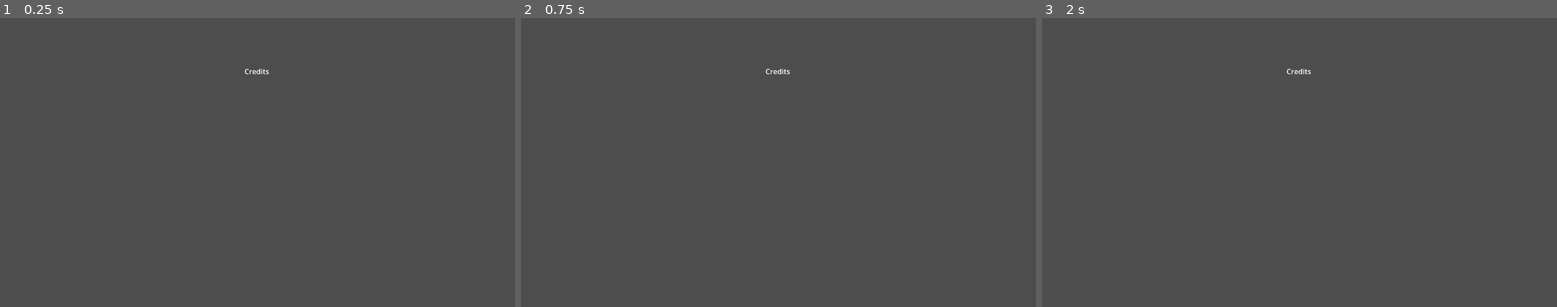
Above: before the commit, frames 1-3 (left to right).
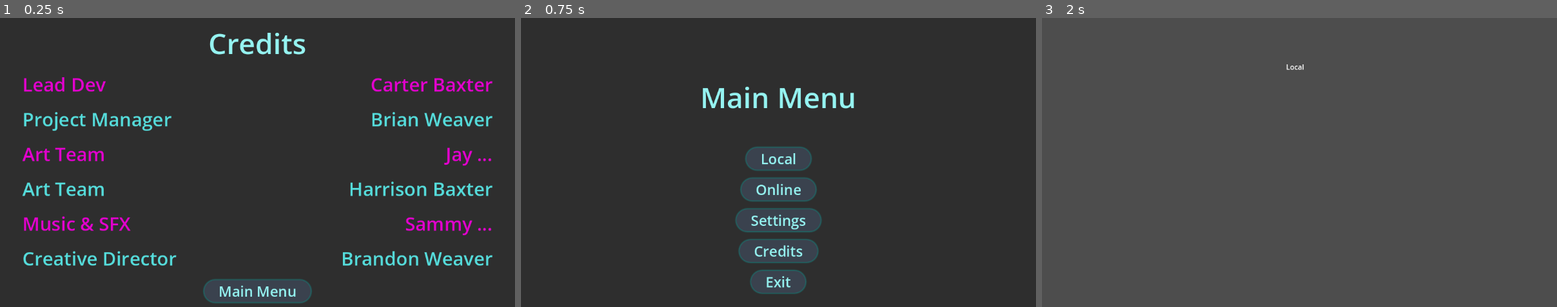
Above: after the commit, the same moments.

Repository: CarterBaxter/Company-Game
Game: Godot game, scene res://Game Screens/Credits.tscn
Two runs of this game, one before a commit and one after it. Both use one fixed random seed, a clock stepped at 60 frames per second and the inputs below. This scene is started directly instead of the project's main scene.
Inputs (mouse positions are in pixels of both pictures, inside the frame that each line leads up to):
- Up to frame 1 (0.25 s): no input
- Up to frame 2 (0.75 s): click (778, 289) at 0.5 s, where only the run after the commit has a clickable "Main Menu"
- Up to frame 3 (2 s): click (1299, 159) at 1.25 s, where only the run after the commit has a clickable "Local"

The runs differ from the first frame. In frame 1, 98% of the frame differs, in the area x 0-100%, y 0-100%; in frame 2, 96%; in frame 3, less than 0.1%.

Commit message:
Spiffed Up title and Credits

Diff:
--- a/Game Screens/Credits.tscn
+++ b/Game Screens/Credits.tscn
@@ -1,15 +1,161 @@
-[gd_scene format=3 uid="uid://bkpkf4q3q444a"]
+[gd_scene load_steps=5 format=3 uid="uid://bkpkf4q3q444a"]
+
+[ext_resource type="Theme" uid="uid://b6ekpsvf6ykjw" path="res://Themes/base_theme.tres" id="1_fmgni"]
+[ext_resource type="Script" uid="uid://dxq0nx2cxivf2" path="res://Scripts/buttons.gd" id="2_din7a"]
+[ext_resource type="AudioStream" uid="uid://cm6lqfyldbo4t" path="res://Assets/Sounds/retro-select-236670.mp3" id="3_1aqbj"]
+
+[sub_resource type="Theme" id="Theme_fmgni"]
+Label/font_sizes/font_size = 42
 
 [node name="Credits" type="Control"]
 layout_mode = 3
-anchors_preset = 0
+anchors_preset = 15
+anchor_right = 1.0
+anchor_bottom = 1.0
+grow_horizontal = 2
+grow_vertical = 2
+theme = ExtResource("1_fmgni")
 
-[node name="Camera2D" type="Camera2D" parent="."]
+[node name="PanelContainer" type="PanelContainer" parent="."]
+layout_mode = 1
+anchors_preset = 15
+anchor_right = 1.0
+anchor_bottom = 1.0
+grow_horizontal = 2
+grow_vertical = 2
 
-[node name="Label" type="Label" parent="."]
-layout_mode = 0
-offset_left = -29.0
-offset_top = -216.0
-offset_right = 26.0
-offset_bottom = -193.0
+[node name="MarginContainer" type="MarginContainer" parent="PanelContainer"]
+layout_mode = 2
+
+[node name="Seperator" type="VBoxContainer" parent="PanelContainer/MarginContainer"]
+layout_mode = 2
+
+[node name="Title" type="Label" parent="PanelContainer/MarginContainer/Seperator"]
+layout_mode = 2
+size_flags_horizontal = 4
+size_flags_vertical = 0
 text = "Credits"
+
+[node name="Roles" type="VBoxContainer" parent="PanelContainer/MarginContainer/Seperator"]
+layout_mode = 2
+theme = SubResource("Theme_fmgni")
+
+[node name="RoleLine" type="HBoxContainer" parent="PanelContainer/MarginContainer/Seperator/Roles"]
+layout_mode = 2
+size_flags_vertical = 3
+
+[node name="Role" type="Label" parent="PanelContainer/MarginContainer/Seperator/Roles/RoleLine"]
+layout_mode = 2
+size_flags_horizontal = 2
+theme_override_colors/font_color = Color(0.888016, 0.000302646, 0.809442, 1)
+text = "Lead Dev"
+
+[node name="Name" type="Label" parent="PanelContainer/MarginContainer/Seperator/Roles/RoleLine"]
+layout_mode = 2
+theme_override_colors/font_color = Color(0.888016, 0.000302646, 0.809442, 1)
+text = "Carter Baxter"
+
+[node name="RoleLine2" type="HBoxContainer" parent="PanelContainer/MarginContainer/Seperator/Roles"]
+layout_mode = 2
+size_flags_vertical = 3
+
+[node name="Role" type="Label" parent="PanelContainer/MarginContainer/Seperator/Roles/RoleLine2"]
+layout_mode = 2
+size_flags_horizontal = 2
+theme_override_colors/font_color = Color(0.334099, 0.863583, 0.85973, 1)
+text = "Project Manager"
+
+[node name="Name" type="Label" parent="PanelContainer/MarginContainer/Seperator/Roles/RoleLine2"]
+layout_mode = 2
+size_flags_horizontal = 10
+theme_override_colors/font_color = Color(0.334099, 0.863583, 0.85973, 1)
+text = "Brian Weaver"
+
+[node name="RoleLine3" type="HBoxContainer" parent="PanelContainer/MarginContainer/Seperator/Roles"]
+layout_mode = 2
+size_flags_vertical = 3
+
+[node name="Role" type="Label" parent="PanelContainer/MarginContainer/Seperator/Roles/RoleLine3"]
+layout_mode = 2
+size_flags_horizontal = 2
+theme_override_colors/font_color = Color(0.888016, 0.000302646, 0.809442, 1)
+text = "Art Team"
+
+[node name="Name" type="Label" parent="PanelContainer/MarginContainer/Seperator/Roles/RoleLine3"]
+layout_mode = 2
+size_flags_horizontal = 10
+theme_override_colors/font_color = Color(0.888016, 0.000302646, 0.809442, 1)
+text = "Jay ..."
+
+[node name="RoleLine4" type="HBoxContainer" parent="PanelContainer/MarginContainer/Seperator/Roles"]
+layout_mode = 2
+size_flags_vertical = 3
+
+[node name="Role" type="Label" parent="PanelContainer/MarginContainer/Seperator/Roles/RoleLine4"]
+layout_mode = 2
+size_flags_horizontal = 2
+theme_override_colors/font_color = Color(0.334099, 0.863583, 0.85973, 1)
+text = "Art Team"
+
+[node name="Name" type="Label" parent="PanelContainer/MarginContainer/Seperator/Roles/RoleLine4"]
+layout_mode = 2
+size_flags_horizontal = 10
+theme_override_colors/font_color = Color(0.334099, 0.863583, 0.85973, 1)
+text = "Harrison Baxter"
+
+[node name="RoleLine5" type="HBoxContainer" parent="PanelContainer/MarginContainer/Seperator/Roles"]
+layout_mode = 2
+size_flags_vertical = 3
+
+[node name="Role" type="Label" parent="PanelContainer/MarginContainer/Seperator/Roles/RoleLine5"]
+layout_mode = 2
+size_flags_horizontal = 2
+theme_override_colors/font_color = Color(0.888016, 0.000302646, 0.809442, 1)
+text = "Music & SFX"
+
+[node name="Name" type="Label" parent="PanelContainer/MarginContainer/Seperator/Roles/RoleLine5"]
+layout_mode = 2
+size_flags_horizontal = 10
+theme_override_colors/font_color = Color(0.888016, 0.000302646, 0.809442, 1)
+text = "Sammy ..."
+
+[node name="RoleLine6" type="HBoxContainer" parent="PanelContainer/MarginContainer/Seperator/Roles"]
+layout_mode = 2
+size_flags_vertical = 3
+
+[node name="Role" type="Label" parent="PanelContainer/MarginContainer/Seperator/Roles/RoleLine6"]
+layout_mode = 2
+size_flags_horizontal = 2
+theme_override_colors/font_color = Color(0.334099, 0.863583, 0.85973, 1)
+text = "Creative Director"
+
+[node name="Name" type="Label" parent="PanelContainer/MarginContainer/Seperator/Roles/RoleLine6"]
+layout_mode = 2
+size_flags_horizontal = 10
+theme_override_colors/font_color = Color(0.334099, 0.863583, 0.85973, 1)
+text = "Brandon Weaver"
+
+[node name="MainMenu" type="Button" parent="PanelContainer/MarginContainer/Seperator"]
+layout_mode = 2
+size_flags_horizontal = 4
+size_flags_vertical = 3
+text = "Main Menu"
+
+[node name="SFX" type="Node" parent="."]
+script = ExtResource("2_din7a")
+
+[node name="select" type="AudioStreamPlayer" parent="SFX"]
+unique_name_in_owner = true
+stream = ExtResource("3_1aqbj")
+volume_db = -5.0
+bus = &"Menu"
+
+[node name="hover" type="AudioStreamPlayer" parent="SFX"]
+unique_name_in_owner = true
+stream = ExtResource("3_1aqbj")
+pitch_scale = 2.65
+bus = &"Menu"
+
+[connection signal="focus_entered" from="PanelContainer/MarginContainer/Seperator/MainMenu" to="SFX" method="on_click"]
+[connection signal="mouse_entered" from="PanelContainer/MarginContainer/Seperator/MainMenu" to="SFX" method="on_hover"]
+[connection signal="pressed" from="PanelContainer/MarginContainer/Seperator/MainMenu" to="SFX" method="send_to_main_menu"]
--- a/Game Screens/main_menu.tscn
+++ b/Game Screens/main_menu.tscn
@@ -1,72 +1,102 @@
-[gd_scene load_steps=4 format=3 uid="uid://cp46asy6v5n8j"]
+[gd_scene load_steps=5 format=3 uid="uid://cp46asy6v5n8j"]
 
 [ext_resource type="Theme" uid="uid://b6ekpsvf6ykjw" path="res://Themes/base_theme.tres" id="1_8fadq"]
 [ext_resource type="Script" uid="uid://dxq0nx2cxivf2" path="res://Scripts/buttons.gd" id="1_ln2yn"]
 [ext_resource type="AudioStream" uid="uid://cm6lqfyldbo4t" path="res://Assets/Sounds/retro-select-236670.mp3" id="3_8fadq"]
 
+[sub_resource type="StyleBoxTexture" id="StyleBoxTexture_8fadq"]
+texture_margin_top = 150.0
+
 [node name="MainMenu" type="Control"]
 layout_mode = 3
-anchors_preset = 0
+anchors_preset = 15
+anchor_right = 1.0
+anchor_bottom = 1.0
+grow_horizontal = 2
+grow_vertical = 2
 theme = ExtResource("1_8fadq")
 
-[node name="ButtonsContainer" type="VBoxContainer" parent="."]
+[node name="PanelContainer" type="PanelContainer" parent="."]
 layout_mode = 1
-anchors_preset = 5
-anchor_left = 0.5
-anchor_right = 0.5
-offset_left = -66.0
-offset_right = 66.0
-offset_bottom = 272.0
+anchors_preset = 15
+anchor_right = 1.0
+anchor_bottom = 1.0
 grow_horizontal = 2
+grow_vertical = 2
 
-[node name="OnlineButton" type="Button" parent="ButtonsContainer"]
+[node name="Margins" type="MarginContainer" parent="PanelContainer"]
 layout_mode = 2
+
+[node name="Seperator" type="VBoxContainer" parent="PanelContainer/Margins"]
+layout_mode = 2
+
+[node name="Title" type="Label" parent="PanelContainer/Margins/Seperator"]
+layout_mode = 2
+size_flags_horizontal = 4
+theme_override_styles/normal = SubResource("StyleBoxTexture_8fadq")
+text = "Main Menu"
+
+[node name="ButtonMargins" type="MarginContainer" parent="PanelContainer/Margins/Seperator"]
+layout_mode = 2
+theme_override_constants/margin_left = 250
+theme_override_constants/margin_right = 250
+
+[node name="ButtonsContainer" type="VBoxContainer" parent="PanelContainer/Margins/Seperator/ButtonMargins"]
+layout_mode = 2
+size_flags_horizontal = 4
+
+[node name="LocalButton" type="Button" parent="PanelContainer/Margins/Seperator/ButtonMargins/ButtonsContainer"]
+layout_mode = 2
+size_flags_horizontal = 4
+text = "Local"
+
+[node name="OnlineButton" type="Button" parent="PanelContainer/Margins/Seperator/ButtonMargins/ButtonsContainer"]
+layout_mode = 2
+size_flags_horizontal = 4
 text = "Online"
 
-[node name="LocalButton" type="Button" parent="ButtonsContainer"]
+[node name="SettingsButton" type="Button" parent="PanelContainer/Margins/Seperator/ButtonMargins/ButtonsContainer"]
 layout_mode = 2
-text = "Local"
-
-[node name="SettingsButton" type="Button" parent="ButtonsContainer"]
-layout_mode = 2
+size_flags_horizontal = 4
 text = "Settings"
 
-[node name="CreditsButton" type="Button" parent="ButtonsContainer"]
+[node name="CreditsButton" type="Button" parent="PanelContainer/Margins/Seperator/ButtonMargins/ButtonsContainer"]
 layout_mode = 2
+size_flags_horizontal = 4
 text = "Credits"
+
+[node name="ExitButton" type="Button" parent="PanelContainer/Margins/Seperator/ButtonMargins/ButtonsContainer"]
+layout_mode = 2
+size_flags_horizontal = 4
+text = "Exit"
 
 [node name="SFX" type="Node" parent="."]
 script = ExtResource("1_ln2yn")
 
 [node name="select" type="AudioStreamPlayer" parent="SFX"]
+unique_name_in_owner = true
 stream = ExtResource("3_8fadq")
 volume_db = -5.0
 bus = &"Menu"
 
 [node name="hover" type="AudioStreamPlayer" parent="SFX"]
+unique_name_in_owner = true
 stream = ExtResource("3_8fadq")
 pitch_scale = 2.65
 bus = &"Menu"
 
-[node name="Camera2D" type="Camera2D" parent="."]
-
-[node name="Label" type="Label" parent="."]
-layout_mode = 0
-offset_left = -42.0
-offset_top = -235.0
-offset_right = 46.0
-offset_bottom = -212.0
-text = "Main Menu"
-
-[connection signal="focus_entered" from="ButtonsContainer/OnlineButton" to="SFX" method="on_click"]
-[connection signal="mouse_entered" from="ButtonsContainer/OnlineButton" to="SFX" method="on_hover"]
-[connection signal="pressed" from="ButtonsContainer/OnlineButton" to="SFX" method="send_to_online"]
-[connection signal="focus_entered" from="ButtonsContainer/LocalButton" to="SFX" method="on_click"]
-[connection signal="mouse_entered" from="ButtonsContainer/LocalButton" to="SFX" method="on_hover"]
-[connection signal="pressed" from="ButtonsContainer/LocalButton" to="SFX" method="send_to_local"]
-[connection signal="focus_entered" from="ButtonsContainer/SettingsButton" to="SFX" method="on_click"]
-[connection signal="mouse_entered" from="ButtonsContainer/SettingsButton" to="SFX" method="on_hover"]
-[connection signal="pressed" from="ButtonsContainer/SettingsButton" to="SFX" method="send_to_settings"]
-[connection signal="focus_entered" from="ButtonsContainer/CreditsButton" to="SFX" method="on_click"]
-[connection signal="mouse_entered" from="ButtonsContainer/CreditsButton" to="SFX" method="on_hover"]
-[connection signal="pressed" from="ButtonsContainer/CreditsButton" to="SFX" method="send_to_credits"]
+[connection signal="focus_entered" from="PanelContainer/Margins/Seperator/ButtonMargins/ButtonsContainer/LocalButton" to="SFX" method="on_click"]
+[connection signal="mouse_entered" from="PanelContainer/Margins/Seperator/ButtonMargins/ButtonsContainer/LocalButton" to="SFX" method="on_hover"]
+[connection signal="pressed" from="PanelContainer/Margins/Seperator/ButtonMargins/ButtonsContainer/LocalButton" to="SFX" method="send_to_local"]
+[connection signal="focus_entered" from="PanelContainer/Margins/Seperator/ButtonMargins/ButtonsContainer/OnlineButton" to="SFX" method="on_click"]
+[connection signal="mouse_entered" from="PanelContainer/Margins/Seperator/ButtonMargins/ButtonsContainer/OnlineButton" to="SFX" method="on_hover"]
+[connection signal="pressed" from="PanelContainer/Margins/Seperator/ButtonMargins/ButtonsContainer/OnlineButton" to="SFX" method="send_to_online"]
+[connection signal="focus_entered" from="PanelContainer/Margins/Seperator/ButtonMargins/ButtonsContainer/SettingsButton" to="SFX" method="on_click"]
+[connection signal="mouse_entered" from="PanelContainer/Margins/Seperator/ButtonMargins/ButtonsContainer/SettingsButton" to="SFX" method="on_hover"]
+[connection signal="pressed" from="PanelContainer/Margins/Seperator/ButtonMargins/ButtonsContainer/SettingsButton" to="SFX" method="send_to_settings"]
+[connection signal="focus_entered" from="PanelContainer/Margins/Seperator/ButtonMargins/ButtonsContainer/CreditsButton" to="SFX" method="on_click"]
+[connection signal="mouse_entered" from="PanelContainer/Margins/Seperator/ButtonMargins/ButtonsContainer/CreditsButton" to="SFX" method="on_hover"]
+[connection signal="pressed" from="PanelContainer/Margins/Seperator/ButtonMargins/ButtonsContainer/CreditsButton" to="SFX" method="send_to_credits"]
+[connection signal="focus_entered" from="PanelContainer/Margins/Seperator/ButtonMargins/ButtonsContainer/ExitButton" to="SFX" method="on_click"]
+[connection signal="mouse_entered" from="PanelContainer/Margins/Seperator/ButtonMargins/ButtonsContainer/ExitButton" to="SFX" method="on_hover"]
+[connection signal="pressed" from="PanelContainer/Margins/Seperator/ButtonMargins/ButtonsContainer/ExitButton" to="SFX" method="exit_game"]
--- a/Scripts/buttons.gd
+++ b/Scripts/buttons.gd
@@ -1,26 +1,31 @@
 extends Node
 
+@onready var select: AudioStreamPlayer = %select
+@onready var hover: AudioStreamPlayer = %hover
 
 
-func send_to_local():
+func send_to_local() -> void:
 	get_tree().change_scene_to_file("res://Game Screens/local.tscn")
 
-func send_to_online():
+func send_to_online() -> void:
 	get_tree().change_scene_to_file("res://Game Screens/online.tscn")
 
-func send_to_credits():
+func send_to_credits() -> void:
 	get_tree().change_scene_to_file("res://Game Screens/credits.tscn")
 
-func send_to_settings():
+func send_to_settings() -> void:
 	get_tree().change_scene_to_file("res://Game Screens/settings.tscn")
 
-func send_to_main_menu():
+func exit_game() -> void:
+	get_tree().quit()
+
+func send_to_main_menu() -> void:
 	get_tree().change_scene_to_file("res://Game Screens/main_menu.tscn")
 
 
 #sound scripts#
 func on_hover():
-	$AudioStreamPlayer.play()
+	hover.play()
 
 func on_click():
-	$AudioStreamPlayer2.play()
+	select.play()
--- a/Themes/base_theme.tres
+++ b/Themes/base_theme.tres
@@ -1,6 +1,20 @@
-[gd_resource type="Theme" format=3 uid="uid://b6ekpsvf6ykjw"]
+[gd_resource type="Theme" load_steps=2 format=3 uid="uid://b6ekpsvf6ykjw"]
+
+[ext_resource type="StyleBox" uid="uid://b4o7kakjtenve" path="res://Themes/roundedCorners.tres" id="1_17mdi"]
 
 [resource]
 BoxContainer/constants/separation = 20
 Button/colors/font_color = Color(0.582897, 0.950938, 0.945411, 1)
+Button/colors/font_disabled_color = Color(0.0946739, 0.362352, 0.360818, 1)
 Button/font_sizes/font_size = 32
+Button/styles/disabled = ExtResource("1_17mdi")
+Button/styles/focus = ExtResource("1_17mdi")
+Button/styles/hover = ExtResource("1_17mdi")
+Button/styles/normal = ExtResource("1_17mdi")
+Button/styles/pressed = ExtResource("1_17mdi")
+Label/colors/font_color = Color(0.582897, 0.950938, 0.945411, 1)
+Label/font_sizes/font_size = 64
+MarginContainer/constants/margin_bottom = 50
+MarginContainer/constants/margin_left = 50
+MarginContainer/constants/margin_right = 50
+MarginContainer/constants/margin_top = 50
--- /dev/null
+++ b/Themes/roundedCorners.tres
@@ -0,0 +1,14 @@
+[gd_resource type="StyleBoxFlat" format=3 uid="uid://b4o7kakjtenve"]
+
+[resource]
+content_margin_left = 32.0
+content_margin_top = 2.0
+content_margin_right = 32.0
+content_margin_bottom = 2.0
+bg_color = Color(0.22597, 0.258309, 0.306817, 1)
+corner_radius_top_left = 25
+corner_radius_top_right = 25
+corner_radius_bottom_right = 25
+corner_radius_bottom_left = 25
+shadow_color = Color(0.122041, 0.43782, 0.436006, 1)
+shadow_size = 4
--- a/project.godot
+++ b/project.godot
@@ -15,6 +15,10 @@
 config/features=PackedStringArray("4.4", "GL Compatibility")
 config/icon="res://icon.svg"
 
+[autoload]
+
+MenuButtons="*res://Scripts/buttons.gd"
+
 [rendering]
 
 renderer/rendering_method="gl_compatibility"
